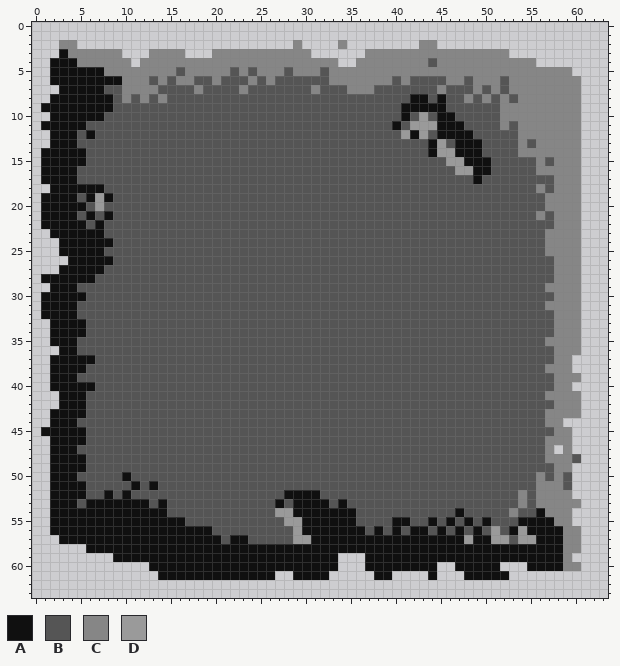
Pixel-art sprite, stored at Assets/Sprites/Buttons/stone.png. That is the earlier state.
The file is 64x64 pixels.
Palette (. is transparent): A #101010  B #555555  C #868686  D #9a9a9a
Pixels before, first column x 1:
 2 ..CC........................C....C........CC................
 3 ..ACCCCCC...CCCC...CCCCCCCCCCC......CCCCCCCCCCCCCCCC........
 4 .AAACCCCCC.CCCCCCCCCCCCCCCCCCCCCC..CCCCCCCCBCCCCCCCCCCC.....
 5 .AAAAAACCCCCCCCBCCCCCBCBCCCBCCCBCCCCCCCCCCCCCCCCCCCCCCCCCCC.
 6 .AAAAAAAACCCBCBCCBBCBBBCBCBBBBBBCCCCCCCBCBBBBCCBCCCBCCCCCCCC
 7 ..AAAAABBCCCCBBBBCBBBBCBBBBBBBCBBBCCCBBBBBBBCBBBCBCBCCCCCCCC
 8 .AAAAAAABCBCBCBBBBBBBBBBBBBBBBBBBBBBBBBBBAABABBCBCBCBCCCCCCC
 9 AAAAAAAABBBBBBBBBBBBBBBBBBBBBBBBBBBBBBBBAAAAABBBBBBCCCCCCCCC
10 .AAAAAABBBBBBBBBBBBBBBBBBBBBBBBBBBBBBBBBABDBAABBBBBCCCCCCCCC
11 AAAAABBBBBBBBBBBBBBBBBBBBBBBBBBBBBBBBBBABDDDAAABBBBCBCCCCCCC
12 .AAABABBBBBBBBBBBBBBBBBBBBBBBBBBBBBBBBBBDADBAAAABBBBBCCCCCCC
13 .AAABBBBBBBBBBBBBBBBBBBBBBBBBBBBBBBBBBBBBBBADBAAABBBBCBCCCCC
14 AAAAABBBBBBBBBBBBBBBBBBBBBBBBBBBBBBBBBBBBBBADDAAABBBBCCCCCCC
15 AAAAABBBBBBBBBBBBBBBBBBBBBBBBBBBBBBBBBBBBBBBBDDAAABBBBBCBCCC
16 AAAABBBBBBBBBBBBBBBBBBBBBBBBBBBBBBBBBBBBBBBBBBDDAABBBBBCCCCC
17 AAAABBBBBBBBBBBBBBBBBBBBBBBBBBBBBBBBBBBBBBBBBBBBABBBBBBBBCCC
18 .AAAAAABBBBBBBBBBBBBBBBBBBBBBBBBBBBBBBBBBBBBBBBBBBBBBBBCBCCC
19 AAAABADABBBBBBBBBBBBBBBBBBBBBBBBBBBBBBBBBBBBBBBBBBBBBBBBCCCC
20 AAAAABDBBBBBBBBBBBBBBBBBBBBBBBBBBBBBBBBBBBBBBBBBBBBBBBBBCCCC
21 AAAABABABBBBBBBBBBBBBBBBBBBBBBBBBBBBBBBBBBBBBBBBBBBBBBBCBCCC
22 AAAAABABBBBBBBBBBBBBBBBBBBBBBBBBBBBBBBBBBBBBBBBBBBBBBBBBBCCC
23 .AAAAAABBBBBBBBBBBBBBBBBBBBBBBBBBBBBBBBBBBBBBBBBBBBBBBBBCCCC
24 ..AAAAAABBBBBBBBBBBBBBBBBBBBBBBBBBBBBBBBBBBBBBBBBBBBBBBBCCCC
25 ..AAAAABBBBBBBBBBBBBBBBBBBBBBBBBBBBBBBBBBBBBBBBBBBBBBBBBCCCC
26 ...AAAAABBBBBBBBBBBBBBBBBBBBBBBBBBBBBBBBBBBBBBBBBBBBBBBBBCCC
27 ..AAAAABBBBBBBBBBBBBBBBBBBBBBBBBBBBBBBBBBBBBBBBBBBBBBBBBBCCC
28 AAAAAABBBBBBBBBBBBBBBBBBBBBBBBBBBBBBBBBBBBBBBBBBBBBBBBBBBCCC
29 .AAABBBBBBBBBBBBBBBBBBBBBBBBBBBBBBBBBBBBBBBBBBBBBBBBBBBBCCCC
30 AAAAABBBBBBBBBBBBBBBBBBBBBBBBBBBBBBBBBBBBBBBBBBBBBBBBBBBBCCC
31 AAAABBBBBBBBBBBBBBBBBBBBBBBBBBBBBBBBBBBBBBBBBBBBBBBBBBBBCCCC
32 AAAABBBBBBBBBBBBBBBBBBBBBBBBBBBBBBBBBBBBBBBBBBBBBBBBBBBBBCCC
33 .AAAABBBBBBBBBBBBBBBBBBBBBBBBBBBBBBBBBBBBBBBBBBBBBBBBBBBBCCC
34 .AAAABBBBBBBBBBBBBBBBBBBBBBBBBBBBBBBBBBBBBBBBBBBBBBBBBBBBCCC
35 .AAABBBBBBBBBBBBBBBBBBBBBBBBBBBBBBBBBBBBBBBBBBBBBBBBBBBBCCCC
36 ..AABBBBBBBBBBBBBBBBBBBBBBBBBBBBBBBBBBBBBBBBBBBBBBBBBBBBBCCC
37 .AAAAABBBBBBBBBBBBBBBBBBBBBBBBBBBBBBBBBBBBBBBBBBBBBBBBBBBCC.
38 .AAAABBBBBBBBBBBBBBBBBBBBBBBBBBBBBBBBBBBBBBBBBBBBBBBBBBBCCC.
39 .AAABBBBBBBBBBBBBBBBBBBBBBBBBBBBBBBBBBBBBBBBBBBBBBBBBBBBBCCC
40 .AAAAABBBBBBBBBBBBBBBBBBBBBBBBBBBBBBBBBBBBBBBBBBBBBBBBBBBCC.
41 ..AAABBBBBBBBBBBBBBBBBBBBBBBBBBBBBBBBBBBBBBBBBBBBBBBBBBBCCCC
42 ..AAABBBBBBBBBBBBBBBBBBBBBBBBBBBBBBBBBBBBBBBBBBBBBBBBBBBBCCC
43 .AAAABBBBBBBBBBBBBBBBBBBBBBBBBBBBBBBBBBBBBBBBBBBBBBBBBBBCCCC
44 .AAABBBBBBBBBBBBBBBBBBBBBBBBBBBBBBBBBBBBBBBBBBBBBBBBBBBBCC..
45 AAAAABBBBBBBBBBBBBBBBBBBBBBBBBBBBBBBBBBBBBBBBBBBBBBBBBBBBCC.
46 .AAAABBBBBBBBBBBBBBBBBBBBBBBBBBBBBBBBBBBBBBBBBBBBBBBBBBBCCC.
47 .AAABBBBBBBBBBBBBBBBBBBBBBBBBBBBBBBBBBBBBBBBBBBBBBBBBBBBC.C.
48 .AAAABBBBBBBBBBBBBBBBBBBBBBBBBBBBBBBBBBBBBBBBBBBBBBBBBBBCCCB
49 .AAAABBBBBBBBBBBBBBBBBBBBBBBBBBBBBBBBBBBBBBBBBBBBBBBBBBBBCC.
50 .AAABBBBBABBBBBBBBBBBBBBBBBBBBBBBBBBBBBBBBBBBBBBBBBBBBBCBCB.
51 .AAAABBBBBABABBBBBBBBBBBBBBBBBBBBBBBBBBBBBBBBBBBBBBBBBBCCCB.
52 .AAAABBABABBBBBBBBBBBBBBBBBAAAABBBBBBBBBBBBBBBBBBBBBBCBCCCC.
53 .AAABAAAAAAABABBBBBBBBBBBBABAAAABABBBBBBBBBBBBBBBBBBBCBCCCCC
54 .AAAAAAAAAAAAABBBBBBBBBBBBDDAAAAAAABBBBBBBBBBBABBBBBCBBACCC.
55 .AAAAAAAAAAAAAAABBBBBBBBBBBDDAAAAAABBBBAABBABABABABBBAAAACC.
56 .AAAAAAAAAAAAAAAAAABBBBBBBBBDAAAAAAABABABAABABABABDBADAAAACC
57 ..AAAAAAAAAAAAAAAAAABAABBBBBDDAAAAAAAAAAAAAAAAADAADDBDDAAACC
58 .....AAAAAAAAAAAAAAAAAAAAAAAAAAAAAAAAAAAAAAAAAAAAAAAAAAAAACC
59 ........AAAAAAAAAAAAAAAAAAAAAAAAA...AAAAAAAAAAAAAAAAAAAAAAC.
60 ............AAAAAAAAAAAAAAAAAAAAA...AAAAAAAA..AAAAA...AAAACC
61 .............AAAAAAAAAAAAA..AAAA.....AA....A...AAAAA........
After:
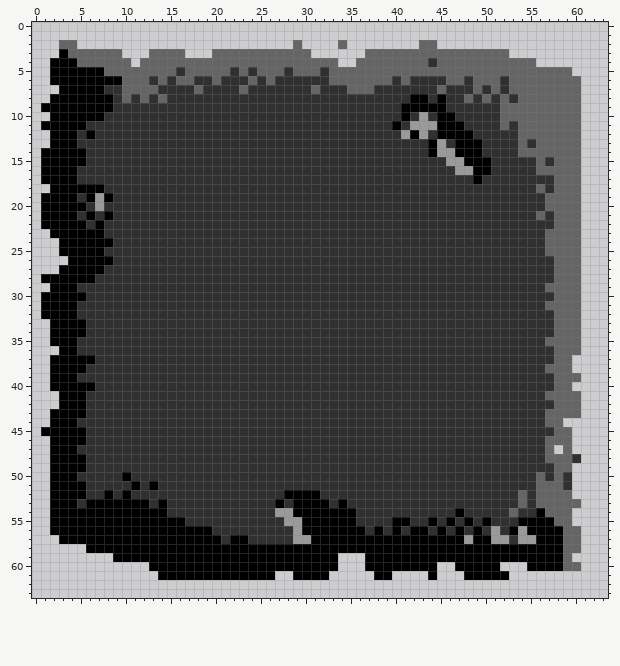
Change:
Colour A changes from #101010 to #000000.
Colour B changes from #555555 to #303030.
Colour C changes from #868686 to #656565.
